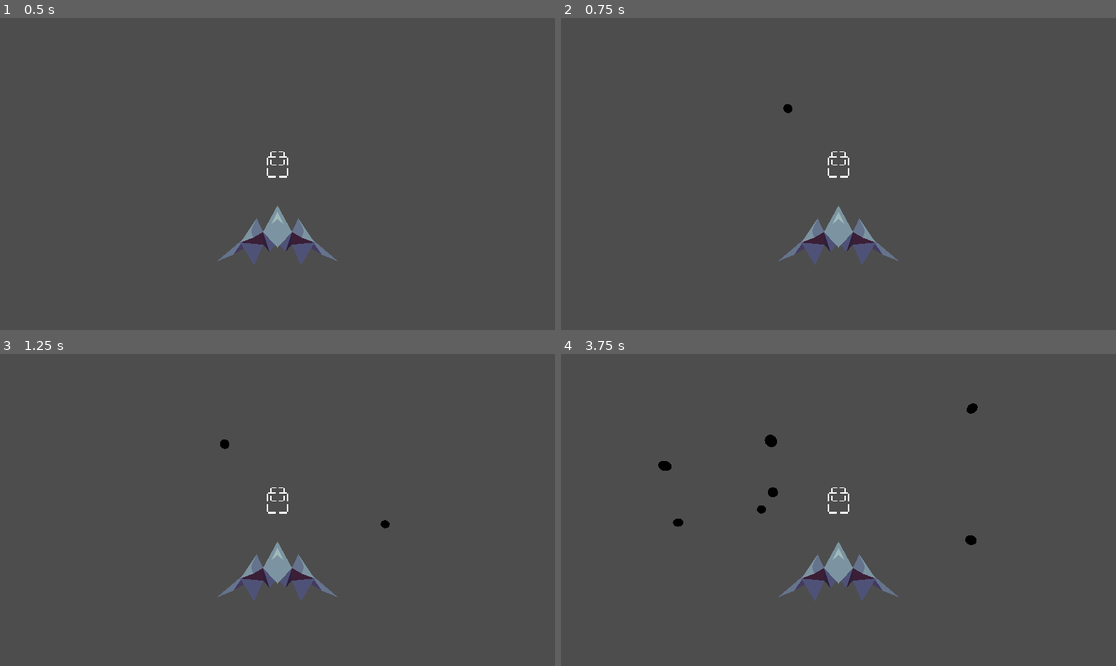
Above: before the commit, frames 1-4 (two rows, left to right).
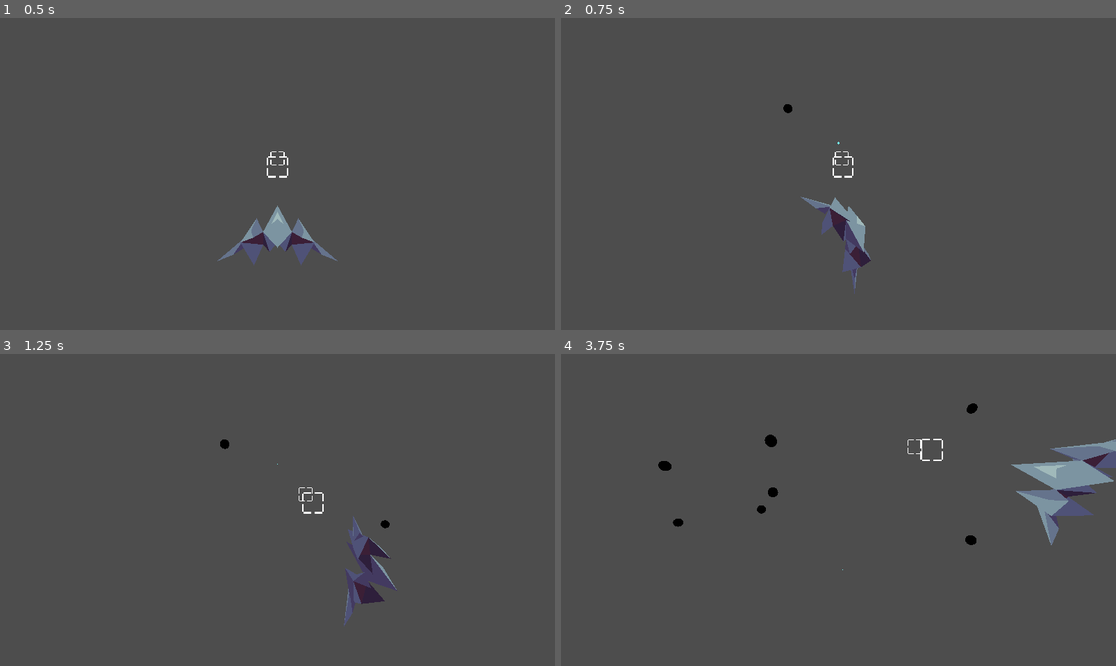
Above: after the commit, the same moments.

Repository: pjimenez1502/NovaRat
Game: Godot game, scene res://Scenes/World/UI.tscn
Two runs of this game, one before a commit and one after it. Both use one fixed random seed, a clock stepped at 60 frames per second and the inputs below.
Inputs (mouse positions are in pixels of both pictures, inside the frame that each line leads up to):
- Up to frame 1 (0.5 s): no input
- Up to frame 2 (0.75 s): tap Enter at 0.5 s; move the mouse to (960, 158) at 0.52 s; press the mouse at (960, 158) at 0.53 s; hold E (DODGE_RIGHT) from 0.53 s (still down)
- Up to frame 3 (1.25 s): keep holding E (DODGE_RIGHT)
- Up to frame 4 (3.75 s): move the mouse to (727, 525) at 1.27 s; release E (DODGE_RIGHT) at 1.28 s; release the mouse at (727, 525) at 1.28 s; hold S (DOWN) 1.28-2.03 s; click (727, 525) at 1.35 s; move the mouse to (894, 441) at 2.02 s; press the mouse at (894, 441) at 2.03 s; hold E (DODGE_RIGHT) 2.03-2.78 s; move the mouse to (810, 572) at 2.77 s; release the mouse at (810, 572) at 2.78 s; hold W (UP) 2.78-3.53 s; click (810, 572) at 2.85 s; move the mouse to (1005, 556) at 3.52 s; press the mouse at (1005, 556) at 3.53 s; hold Q (DODGE_LEFT) from 3.53 s (still down)

Frame 1 is identical in both runs. In frame 2, 1.9% of the frame differs, in the area x 39-61%, y 39-89%; in frame 3, 2.3%; in frame 4, 4.1%, in the area x 39-100%, y 27-80%.
Error before the commit: Parse Error: Could not find type "ship_stats" in the current scope. (res://Src/Player/player_ship.gd:8)

Commit message:
Ship Stats

Diff:
--- a/Src/Ship/Ship_Stats.gd
+++ b/Src/Ship/Ship_Stats.gd
@@ -1,4 +1,26 @@
 extends Node
+class_name ship_stats
 
-var hull : float
-var shield : float
+@onready var player_ship: player_ship = $".."
+
+@export var hull : float = 60
+@export var shield : float = 20
+
+func damage(damage : float) -> void:
+	player_ship.animation_player.play("Damage")
+
+	shield -= damage
+	if shield < 0:
+		hull += shield
+		shield = 0
+	print("hull: ", hull, " shield: ", shield)
+	if hull <= 0:
+		death()
+
+func death() -> void:
+	print("player dead")
+
+var terrain_damage : float = 10
+func _on_hit_area_body_entered(body: Node3D) -> void:
+	damage(terrain_damage)
+	pass # Replace with function body.
